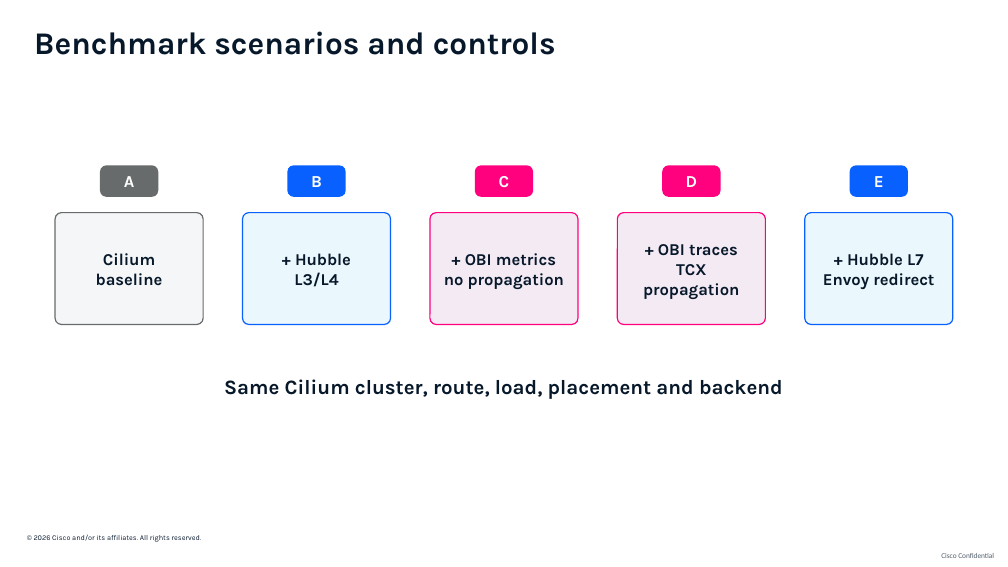
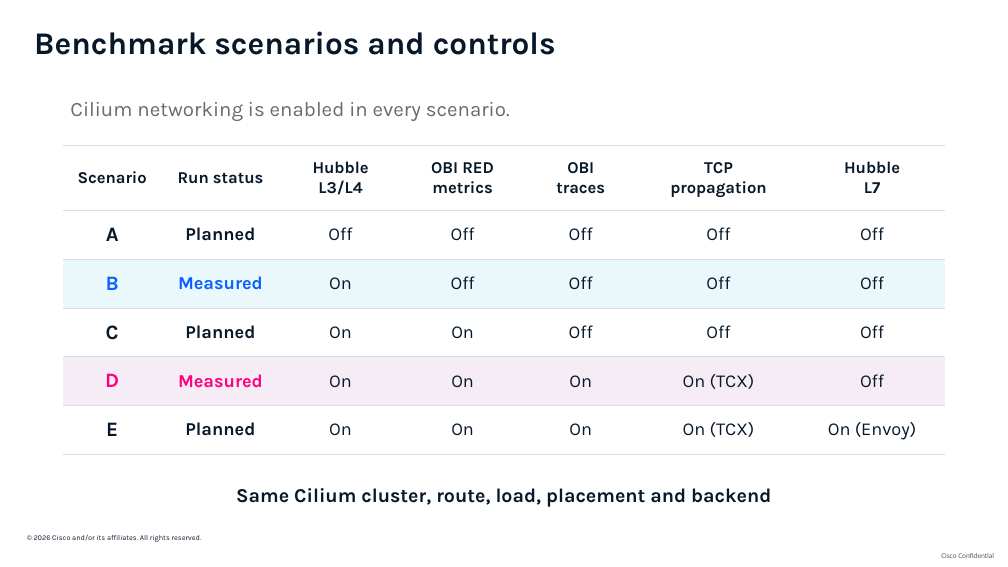
Before and after one commit to ajimenez1503/cilium-obi-demo, a slide deck: slide 24 of slides/cilium-obi-session-deck-latest.pptx. Drawn at 1008x567 pixels with LibreOffice and Linux fonts; fonts in the diff are those of the drawing; background and template pictures are left out. Boxes give left, top, right and bottom in pixels: in the first picture for what was removed or moved away, otherwise in the second. Text is boxed around its words. In the diff, an @@ line names an element or a change of style, - is before the commit and + after.

Commit message:
Clarify propagation and benchmarks, speed up demo video

```diff
--- a/slides/cilium-obi-session-deck-latest.pptx
+++ b/slides/cilium-obi-session-deck-latest.pptx
@@ text added at (x1=70, y1=102, x2=510, y2=121), 19.5 pt, text #686B6B @@
+Cilium networking is enabled in every scenario.
@@ table added at (x1=63, y1=146, x2=944, y2=454), 6 rows, 7 columns @@
+Scenario | Run status | Hubble / L3/L4 | OBI RED / metrics | OBI / traces | TCP / propagation | Hubble / L7
+A | Planned | Off | Off | Off | Off | Off
+B | Measured | On | Off | Off | Off | Off
+C | Planned | On | On | Off | Off | Off
+D | Measured | On | On | On | On (TCX) | Off
+E | Planned | On | On | On | On (TCX) | On (Envoy)
@@ rounded rectangle removed at (x1=100, y1=166, x2=158, y2=197) @@
-A
@@ rounded rectangle removed at (x1=287, y1=166, x2=346, y2=197) @@
-B
@@ rounded rectangle removed at (x1=475, y1=166, x2=533, y2=197) @@
-C
@@ rounded rectangle removed at (x1=662, y1=166, x2=721, y2=197) @@
-D
@@ rounded rectangle removed at (x1=850, y1=166, x2=908, y2=197) @@
-E
@@ rounded rectangle removed at (x1=55, y1=212, x2=203, y2=324) @@
-Cilium
-baseline
@@ rounded rectangle removed at (x1=243, y1=212, x2=391, y2=324) @@
-+ Hubble
-L3/L4
@@ rounded rectangle removed at (x1=430, y1=212, x2=578, y2=324) @@
-+ OBI metrics
-no propagation
@@ rounded rectangle removed at (x1=618, y1=212, x2=766, y2=324) @@
-+ OBI traces
-TCX propagation
@@ rounded rectangle removed at (x1=805, y1=212, x2=954, y2=324) @@
-+ Hubble L7
-Envoy redirect
@@ text "Same Cilium cluster, route, load, ..." moved from (x1=224, y1=379, x2=783, y2=399) to (x1=236, y1=488, x2=771, y2=507) @@
@@ text "Same Cilium cluster, route, load, ..." at (x1=236, y1=488, x2=771, y2=507): size 19.5 to 18.8 pt; vertical alignment top to middle @@
```
Also in this commit, not shown: 4 other slides changed, 2 other files.
